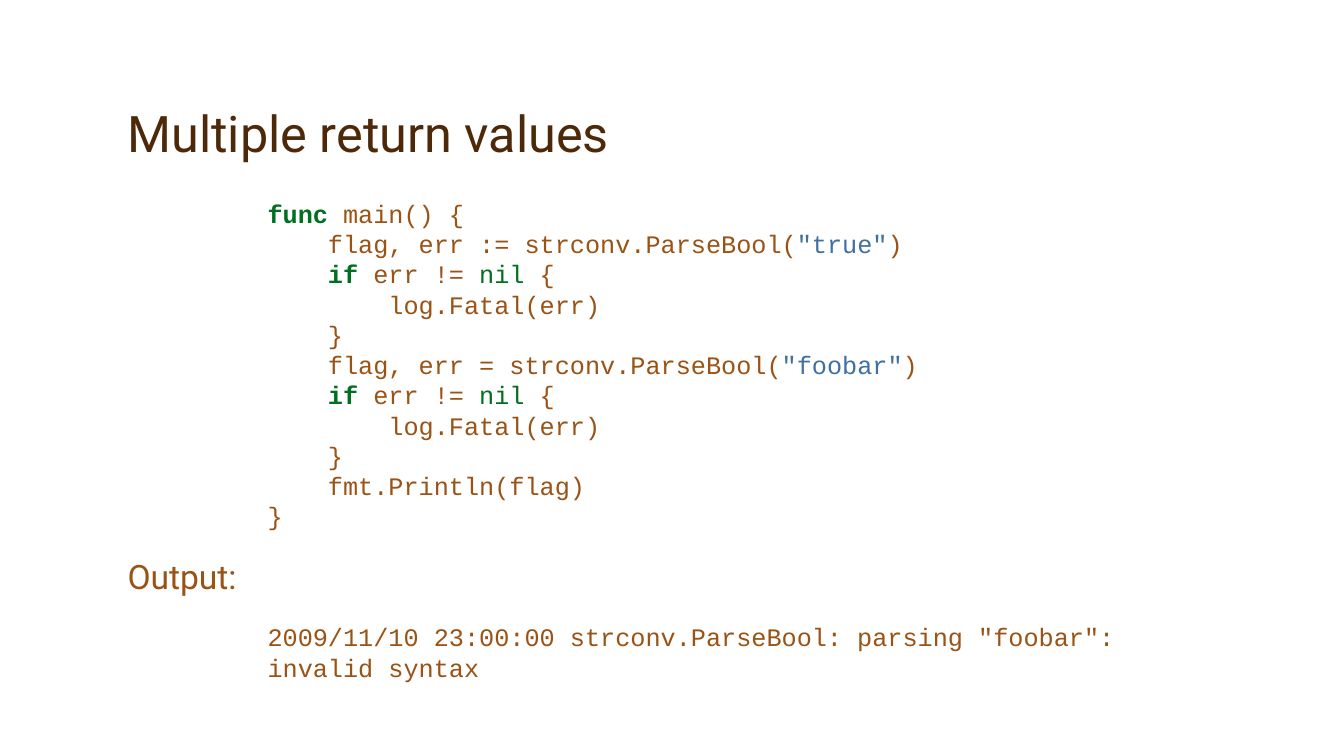
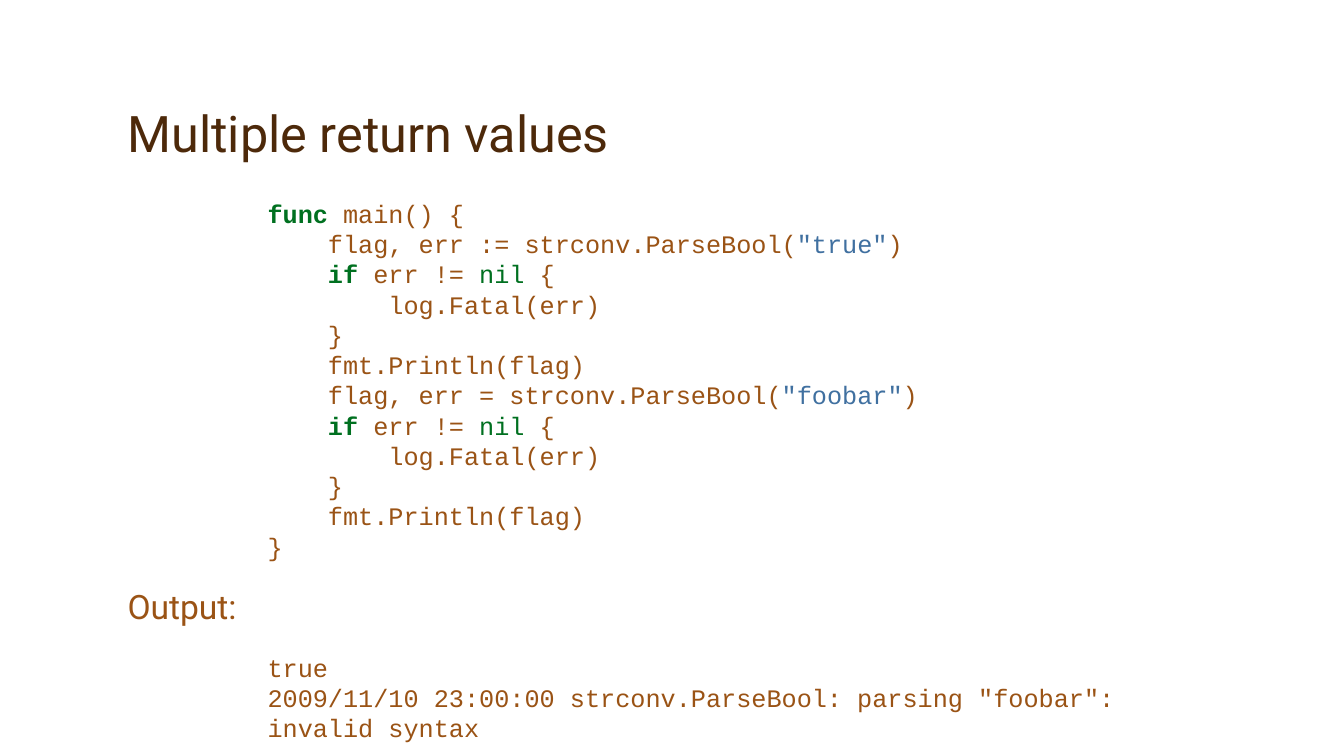
Before and after one commit to jaymcgavren/presentations, a slide deck: slide 60 of go/phillyete/2019/golang_phillyete_2019.pptx (slide 58 before the commit). Drawn at 1344x756 pixels with LibreOffice and Linux fonts; fonts in the diff are those of the drawing; background and template pictures are left out. Boxes give left, top, right and bottom in pixels: in the first picture for what was removed or moved away, otherwise in the second. Text is boxed around its words. In the diff, an @@ line names an element or a change of style, - is before the commit and + after.

```diff
--- a/go/phillyete/2019/golang_phillyete_2019.pptx
+++ b/go/phillyete/2019/golang_phillyete_2019.pptx
@@ text at box(268, 204, 917, 531): text changed @@
-func main() {
-flag, err := strconv.ParseBool("true")
-if err != nil {
-log.Fatal(err)
-}
-flag, err = strconv.ParseBool("foobar")
-if err != nil {
-log.Fatal(err)
-}
-fmt.Println(flag)
-}
+func main() {
+flag, err := strconv.ParseBool("true")
+if err != nil {
+log.Fatal(err)
+}
+fmt.Println(flag)
+flag, err = strconv.ParseBool("foobar")
+if err != nil {
+log.Fatal(err)
+}
+fmt.Println(flag)
+}
@@ text at box(268, 660, 1114, 743): text changed @@
-2009/11/10 23:00:00 strconv.ParseBool: parsing "foobar": invalid syntax
+true
+2009/11/10 23:00:00 strconv.ParseBool: parsing "foobar": invalid syntax
```
Also in this commit, not shown: 35 other slides changed, 38 slides added, 32 slides removed.
